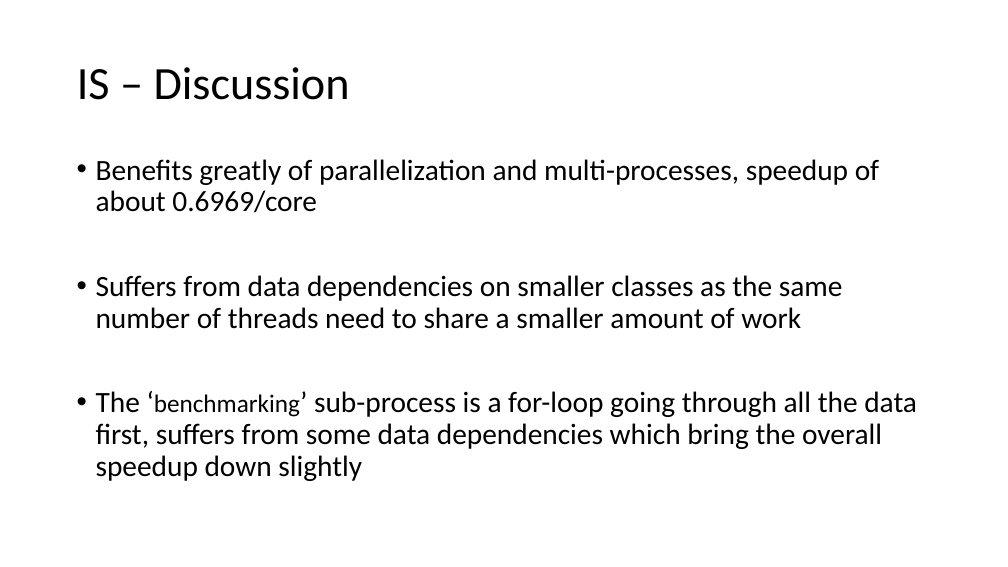
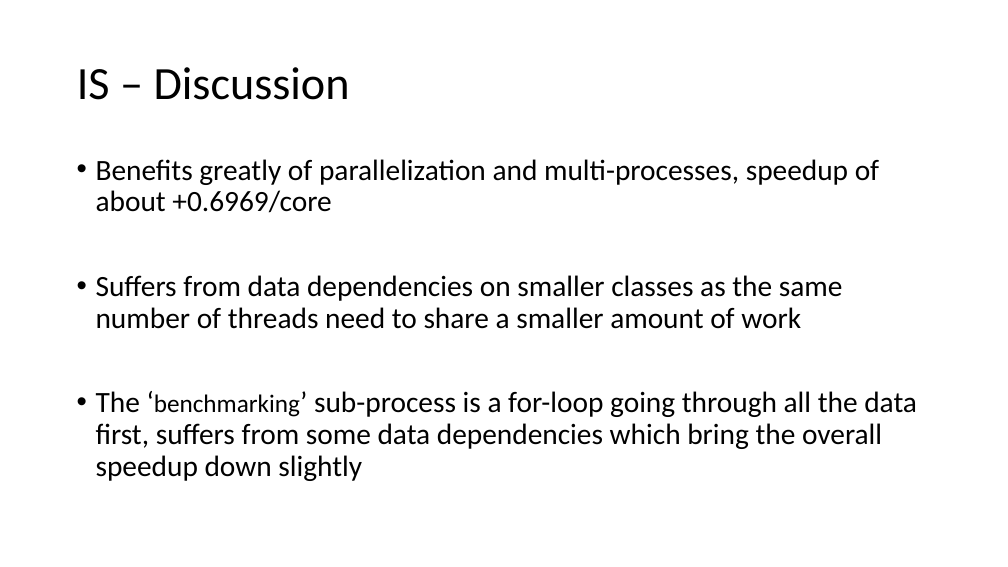
Before and after one commit to itomaldonado/multiprocessor-benchmarking-exploration, a slide deck: slide 12 of presentation.ppt. Drawn at 1008x567 pixels with LibreOffice and Linux fonts; fonts in the diff are those of the drawing. Boxes give left, top, right and bottom in pixels: in the first picture for what was removed or moved away, otherwise in the second. Text is boxed around its words. In the diff, an @@ line names an element or a change of style, - is before the commit and + after.

```diff
--- a/presentation.ppt
+++ b/presentation.ppt
@@ text at box(96, 159, 879, 213): text changed @@
-• Benefits greatly of parallelization and multi-processes, speedup of about 0.6969/core
+• Benefits greatly of parallelization and multi-processes, speedup of about +0.6969/core
```
Also in this commit, not shown: 7 other slides changed, 1 slide added.
